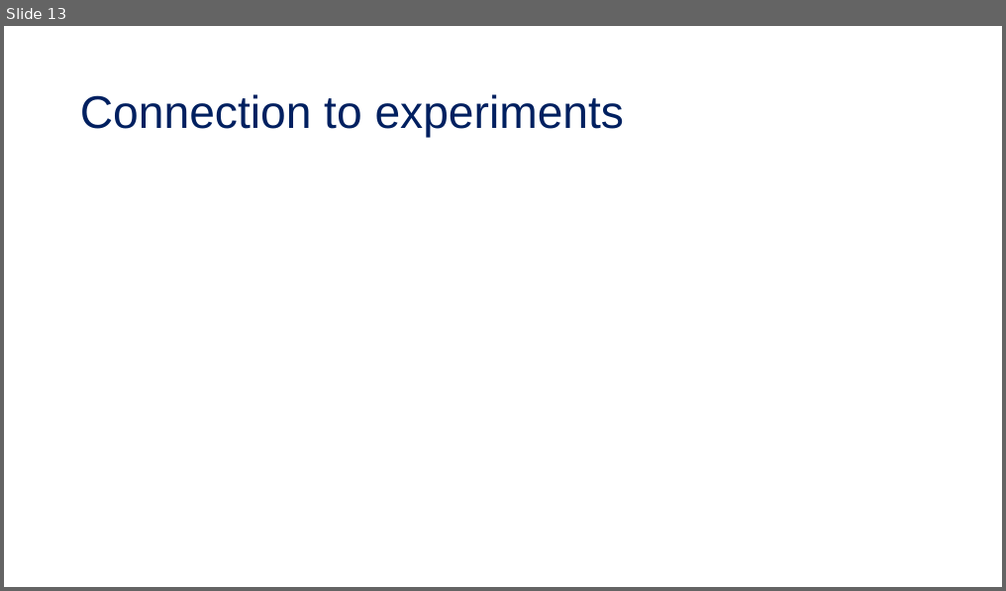
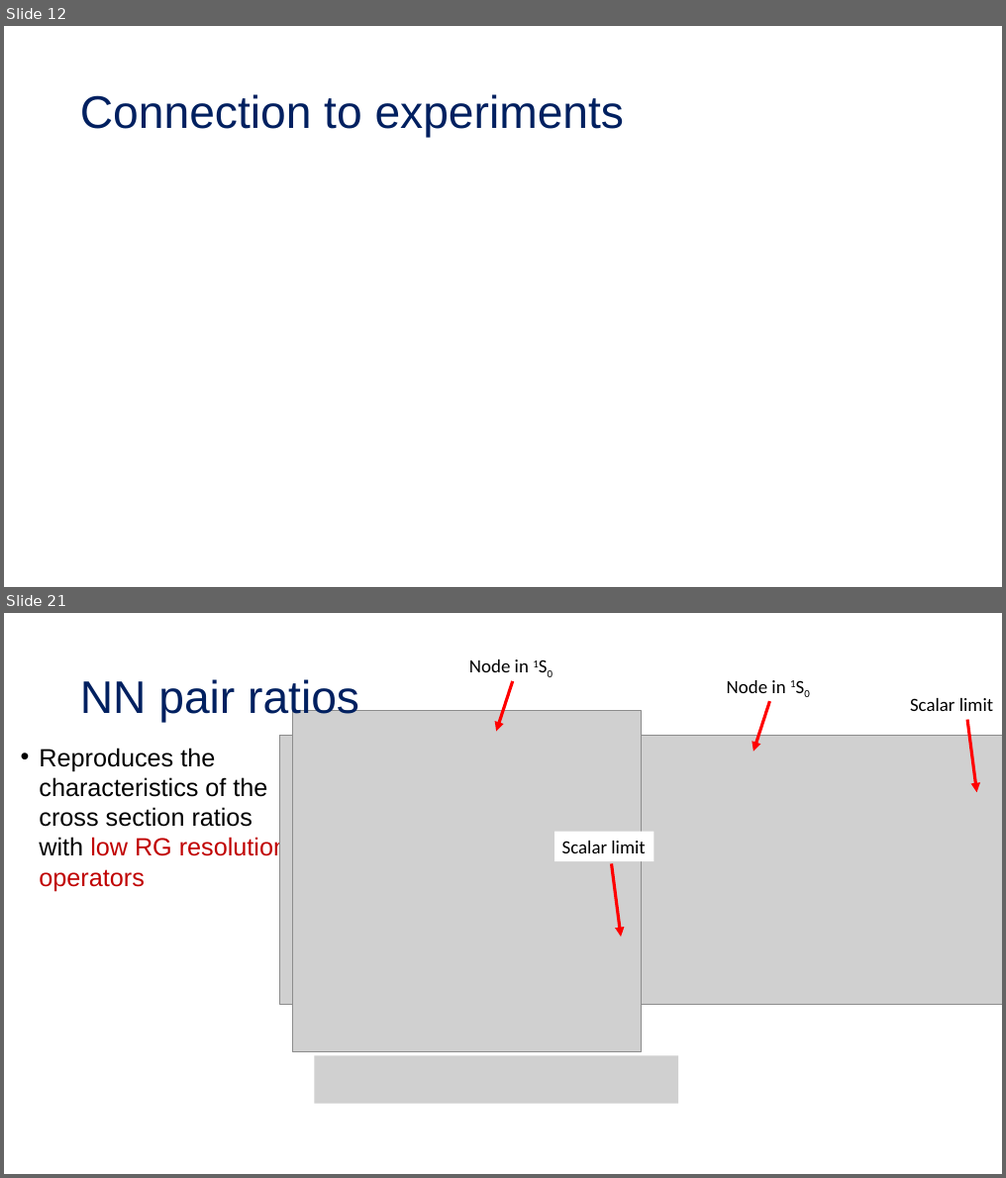
Before and after one commit to tropiano4/tropiano-srg, a slide deck: Presentations/DNP_October2020/tropiano_dnp_october2020.pptx. Shown one above the other, each under a label of ours: slide 13 before the commit, slides 12 and 21 after it; the slides between them are not shown. The pictures are 1006x591 and 1006x1178 pixels, drawn with LibreOffice and Linux fonts; fonts in the diff are those of the drawing; grey boxes stand for pictures. Boxes give left, top, right and bottom in pixels: in the first picture for what was removed or moved away, otherwise in the second. Text is boxed around its words. In the diff, an @@ line names an element or a change of style, - is before the commit and + after.

```diff
--- a/Presentations/DNP_October2020/tropiano_dnp_october2020.pptx
+++ b/Presentations/DNP_October2020/tropiano_dnp_october2020.pptx
@@ slide 21 added at [4, 613, 1002, 1174], background #FFFFFF @@
@@ text added at [469, 660, 529, 672], 18 pt, text #000000 @@
+Node in 1S0
@@ title added at [80, 679, 359, 723], 44 pt, text #002060 @@
+NN pair ratios
@@ arrow added from (513, 681) to (497, 731), #FF0000 3 pt @@
@@ text added at [727, 680, 785, 693], 18 pt, text #000000 @@
+Node in 1S0
@@ arrow added from (770, 701) to (753, 752), #FF0000 3 pt @@
@@ text added at [910, 698, 993, 711], 18 pt, text #000000 @@
+Scalar limit
@@ picture added at [293, 710, 642, 1053] @@
@@ arrow added from (967, 719) to (977, 792), #FF0000 3 pt @@
@@ text added at [39, 748, 287, 891], 24 pt, text #000000 @@
+• Reproduces the characteristics of the cross section ratios with low RG resolution operators
@@ picture added at [279, 735, 1002, 1004] @@
@@ rectangle added at [555, 832, 654, 861], fill #FFFFFF, 18 pt, text #000000 @@
+Scalar limit
@@ arrow added from (612, 863) to (621, 937), #FF0000 3 pt @@
@@ picture added at [314, 1057, 678, 1104] @@
@@ what was slide 13 is now slide 12 @@
```
Also in this commit, not shown: 7 slides changed, 11 other slides added, 15 slides removed.
